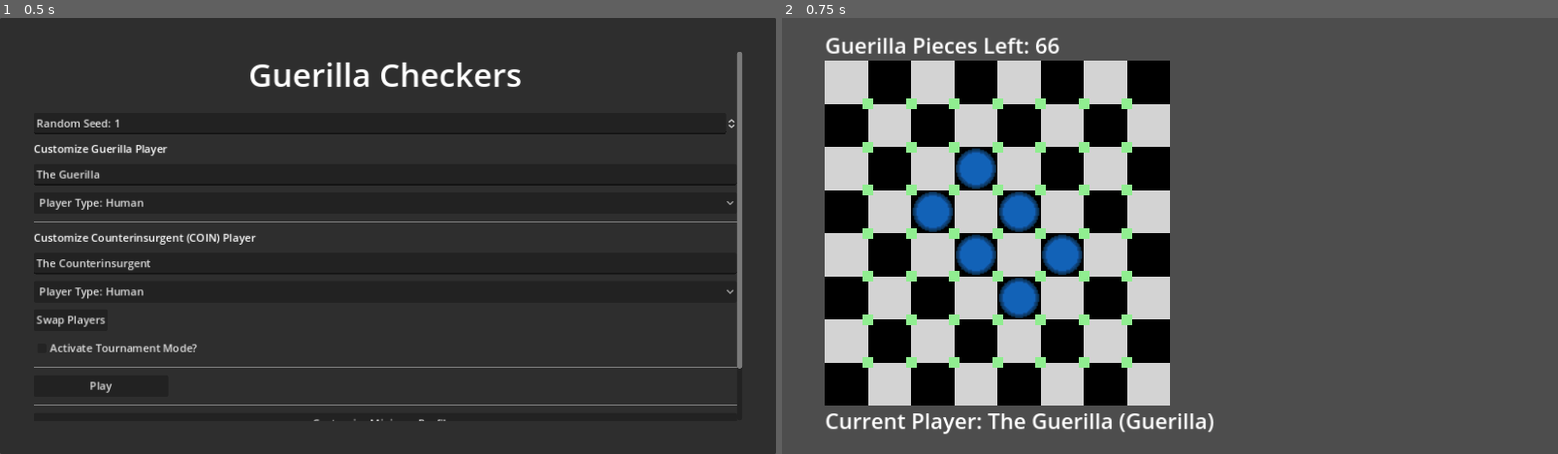
Above: before the commit, frames 1-2 (left to right).
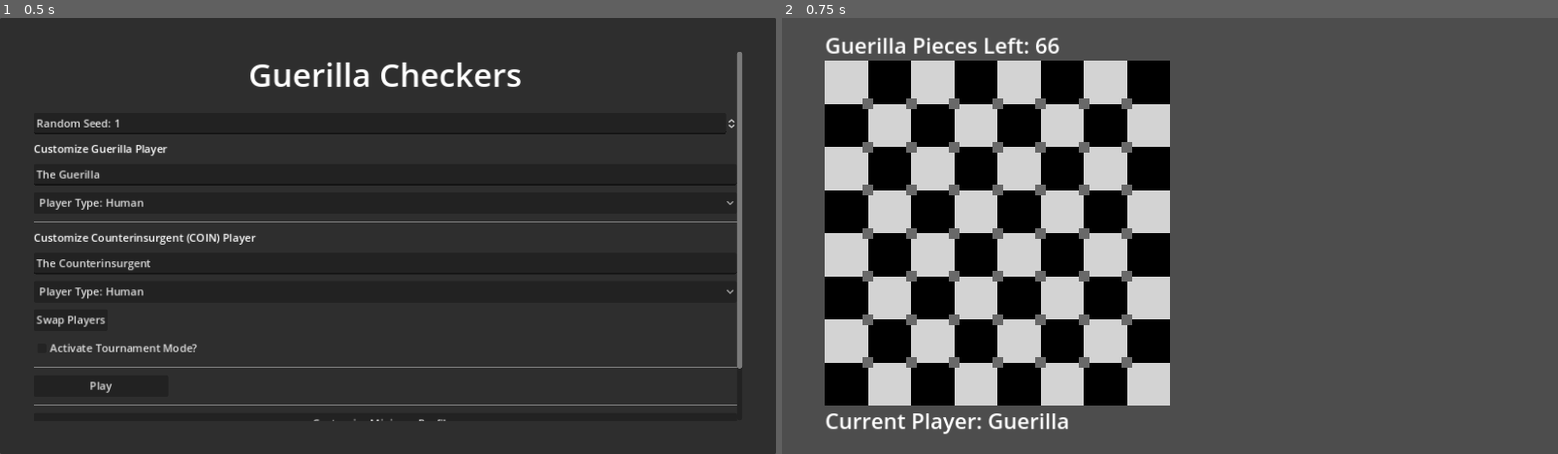
Above: after the commit, the same moments.

Repository: TikhonMcGill/guerilla-checkers
Game: Godot game, scene res://assets/scenes/menus/main_menu/main_menu.tscn
Same seed, same stepped clock (60 frames per second), same inputs: the game is played once before the commit and once after it.
Inputs:
- Up to frame 1 (0.5 s): no input
- Up to frame 2 (0.75 s): click "Play" at 0.5 s

Frame 1 is identical in both runs. In frame 2, 4.6% of the frame differs, in the area x 10-56%, y 18-96%.
Error after the commit: Parse Error: Too few arguments for "new()" call. Expected at least 2 but received 1. (res://assets/scenes/player/human_player/human_player.gd:78)

Commit message:
Change PlacementMove to be 2 corners

Diff:
--- a/assets/objects/move/guerilla_piece_placement_move.gd
+++ b/assets/objects/move/guerilla_piece_placement_move.gd
@@ -2,7 +2,9 @@
 
 class_name GuerillaPiecePlacementMove
 
-var corner : int
+var first_corner : int
+var second_corner : int
 
-func _init(_corner : int):
-	corner = _corner
+func _init(_corner_1 : int,_corner_2 : int):
+	first_corner = _corner_1
+	second_corner = _corner_2
